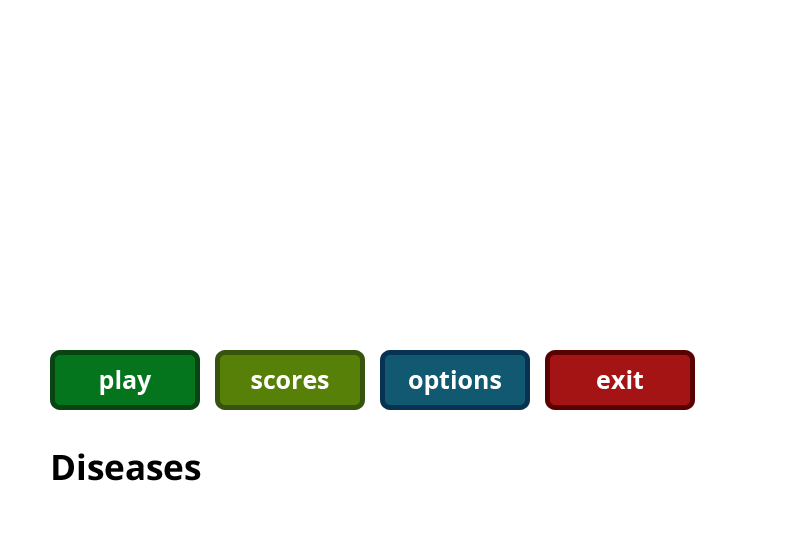
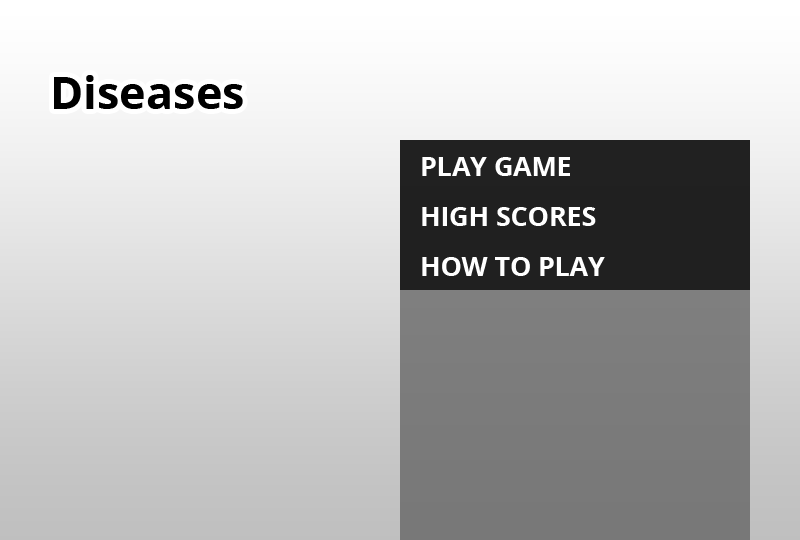
Two versions of the same layered image (800×540). Layer-by-layer changes:
renamed "Background" to "Layer 6", moved it above "Layer 2", painted on it over [0, 42, 800, 540]
painted on "Layer 2" over [380, 190, 750, 410]
painted on "Layer 1" over [400, 140, 750, 410]
painted on "Diseases" over [53, 75, 243, 481]
renamed "Layer 4" to "Layer 5", moved it below "Diseases", painted on it over [0, 42, 800, 540]
removed layer "Layer 3" over [50, 350, 200, 410]
